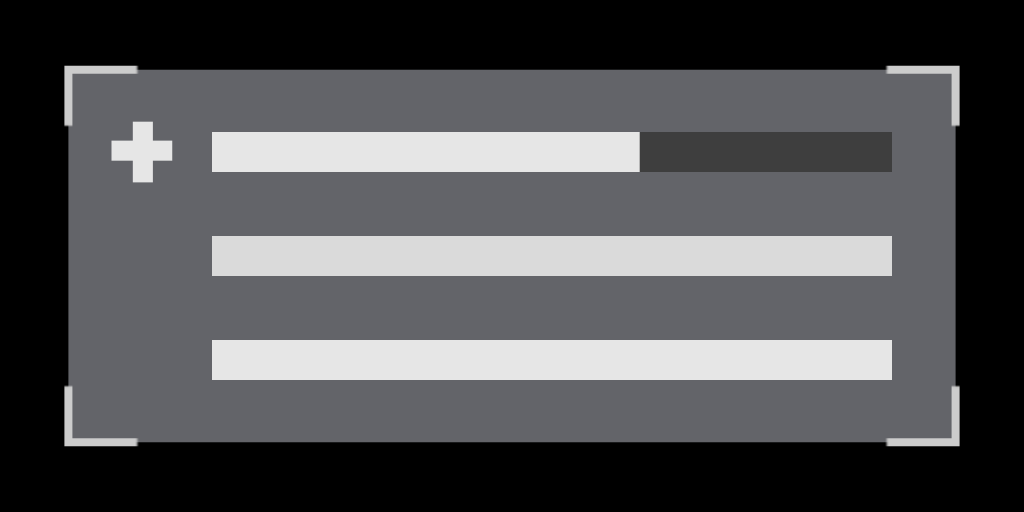
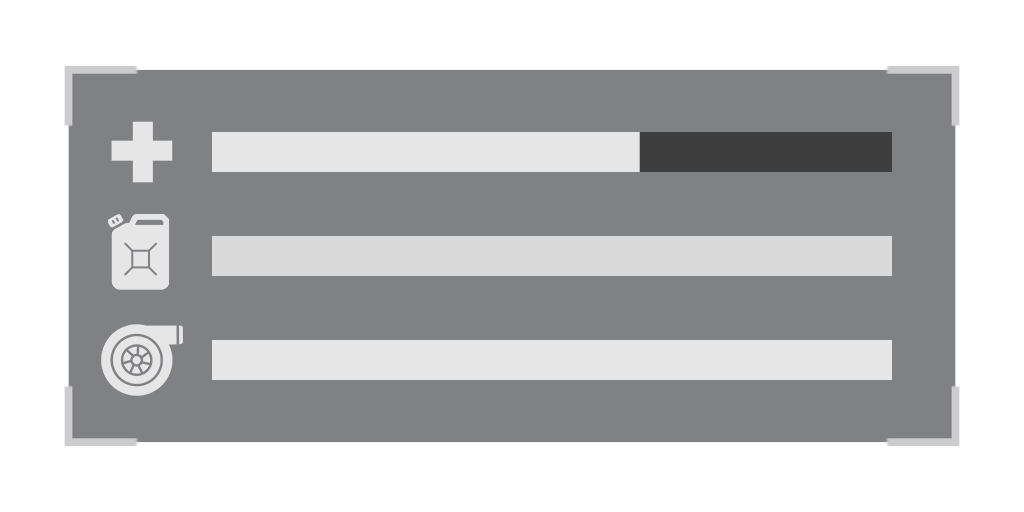
Layers edited between the first and the second 1024 × 512 image:
added layer "boost" above "fuel" over left=101, top=324, right=183, bottom=396
showed "fuel" over left=108, top=214, right=169, bottom=290
"Rectangle 1": opacity 100% → 90% over left=68, top=69, right=956, bottom=443
hid "Background" over left=0, top=0, right=1024, bottom=512